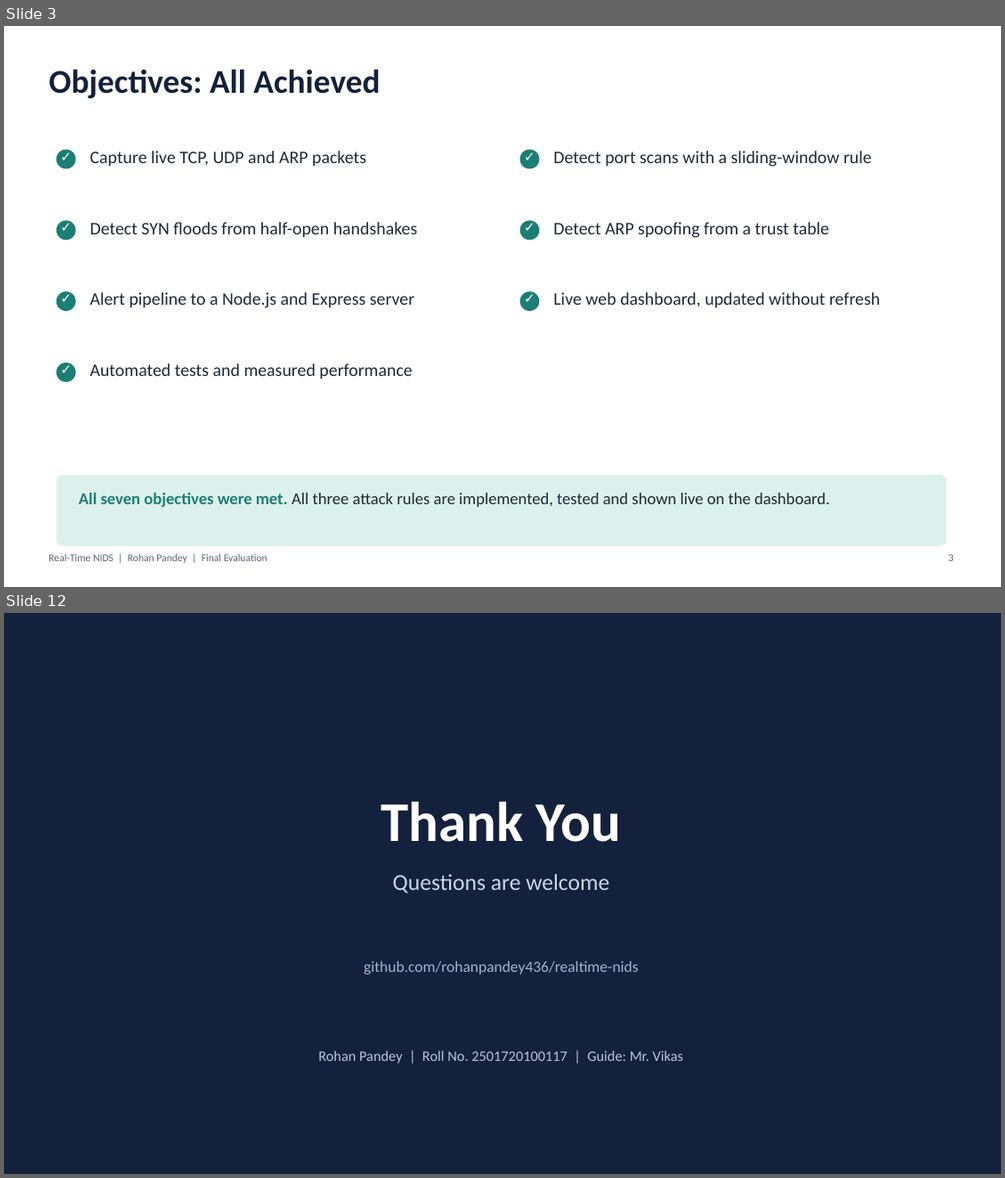
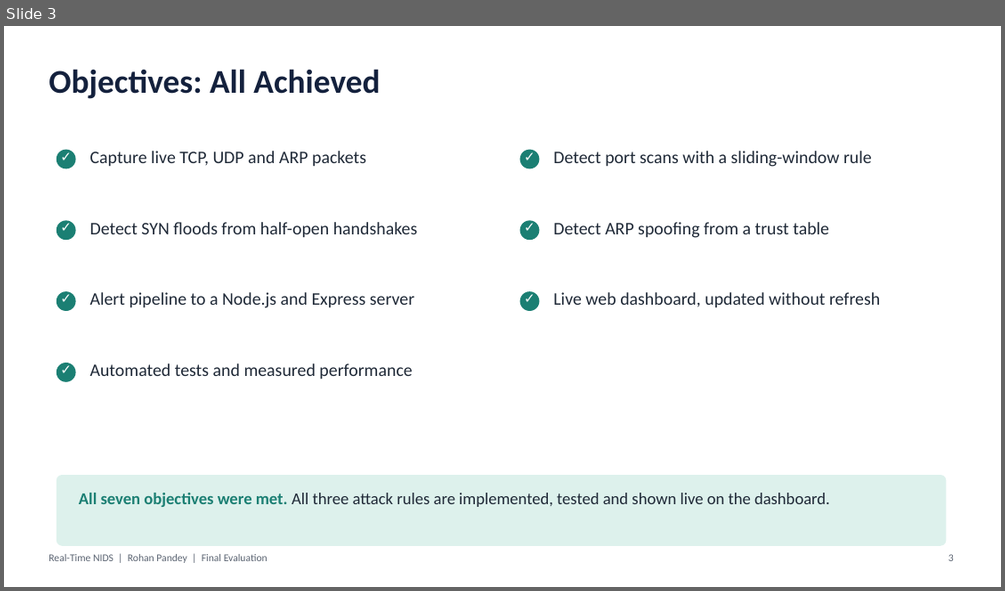
Before and after one commit to rohanpandey436/realtime-nids, a slide deck: NIDS_Final_Presentation_Rohan_Pandey.pptx. Shown one above the other, each under a label of ours: slides 3 and 12 before the commit, slide 3 after it; the slides between them are not shown. The pictures are 1005x1178 and 1005x591 pixels, drawn with LibreOffice and Linux fonts; fonts in the diff are those of the drawing. Boxes give left, top, right and bottom in pixels: in the first picture for what was removed or moved away, otherwise in the second. Text is boxed around its words. In the diff, an @@ line names an element or a change of style, - is before the commit and + after.

Commit message:
Final presentation trimmed to 10 slides; logbook and viva guide updated

```diff
--- a/NIDS_Final_Presentation_Rohan_Pandey.pptx
+++ b/NIDS_Final_Presentation_Rohan_Pandey.pptx
@@ slide 12 removed at (4, 613, 1001, 1174), background #14213D @@
@@ text removed at (381, 801, 621, 842) @@
-Thank You
@@ text removed at (393, 874, 609, 893) @@
-Questions are welcome
@@ text removed at (364, 961, 639, 974) @@
-github.com/rohanpandey436/realtime-nids
@@ text removed at (318, 1050, 683, 1063) @@
-Rohan Pandey | Roll No. 2501720100117 | Guide: Mr. Vikas
```
Also in this commit, not shown: 7 slides changed, 1 other slide removed, 5 other files.
